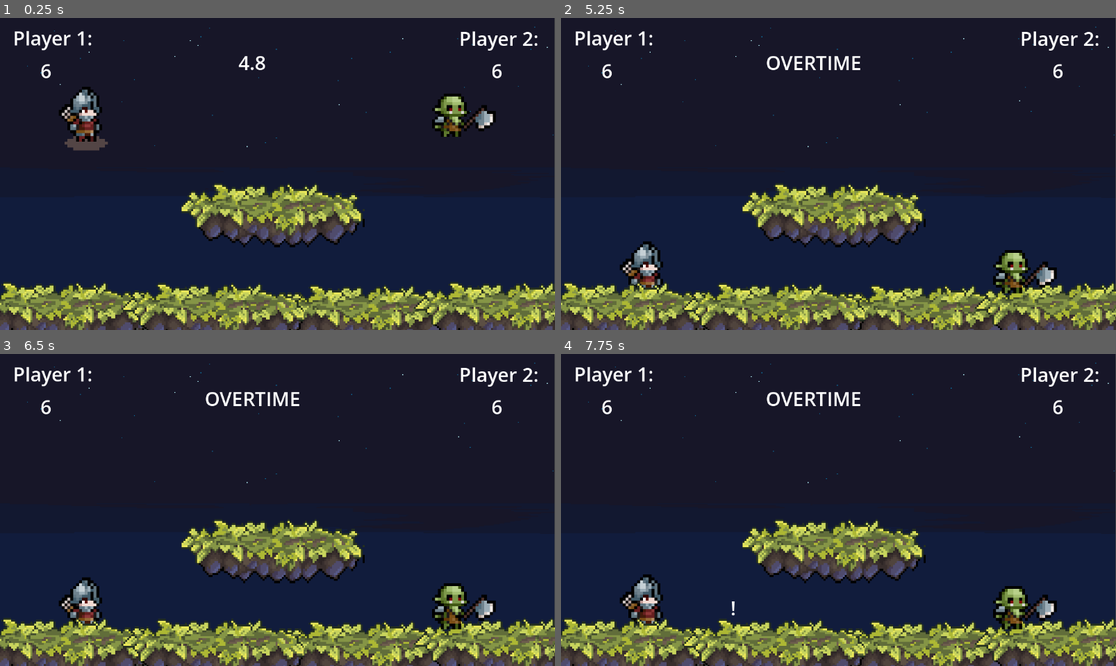
Above: before the commit, frames 1-4 (two rows, left to right).
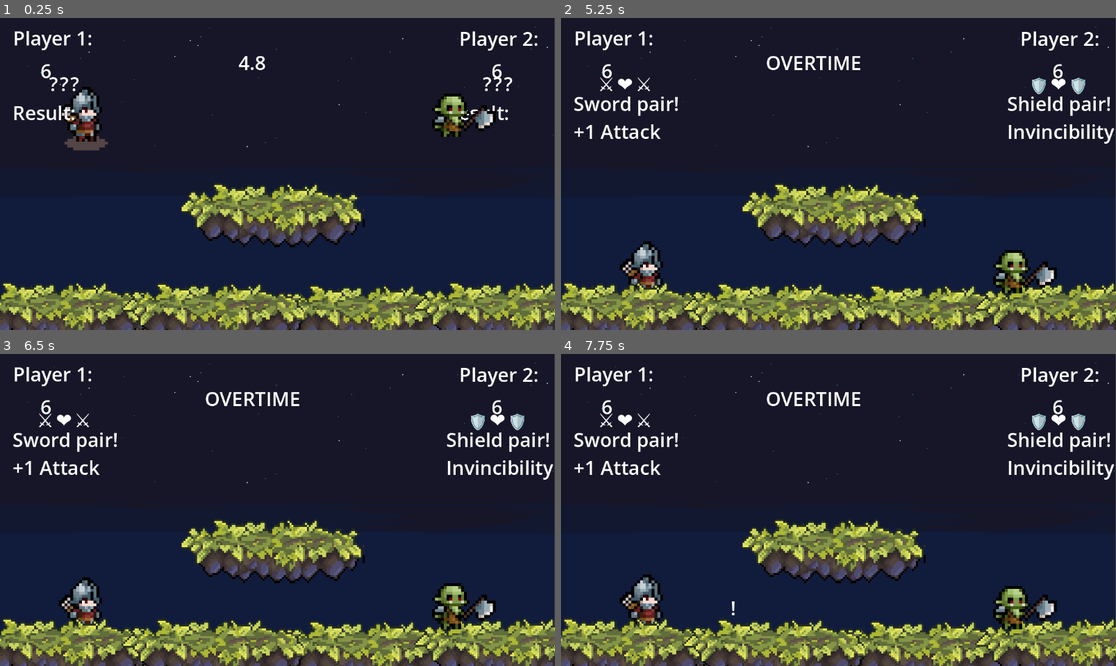
Above: after the commit, the same moments.

Repository: Battlica/game-jam-plus
Game: Godot game, scene res://main.tscn
Two runs of this game, one before a commit and one after it. Both use one fixed random seed, a clock stepped at 60 frames per second and the inputs below.
Inputs:
- Up to frame 1 (0.25 s): no input
- Up to frame 2 (5.25 s): no input
- Up to frame 3 (6.5 s): no input
- Up to frame 4 (7.75 s): no input

The runs differ from the first frame. In frame 1, 0.5% of the frame differs, in the area x 2-93%, y 18-33%; in frame 2, 1.9%, in the area x 2-100%, y 18-41%; in frame 3, 1.9%; in frame 4, 1.9%.

Commit message:
Slot works

Diff:
--- a/main.gd
+++ b/main.gd
@@ -7,6 +7,11 @@
 	$Player1.player_hit.connect($"."._on_player_hit)
 	$Player2.player_hit.connect($"."._on_player_hit)
 	$LightningSpawner.player_hit.connect($"."._on_player_hit)
+	$Player1/Slot.spin_result.connect($"."._on_spin_result)
+	$Player2/Slot.spin_result.connect($"."._on_spin_result)
+
+	$Player1/Slot.position = Vector2(0,0)
+	$Player1/Slot.position = Vector2(900,0)
 
 
 # Called every frame. 'delta' is the elapsed time since the previous frame.
@@ -18,7 +23,7 @@
 func lose_life(body: Node2D) -> void:
 	if body is CharacterBody2D:
 		if body.invincible == false:
-			body.lives -= 1
+			body.lives -= body.damage
 			$HUD.on_lives_changed(body.name, body.lives)
 			body.play_hurt_animation()
 
@@ -34,7 +39,7 @@
 			else:
 				# Respawn the player
 				# body.position = respawn_point
-				body.start_invincibility()
+				body.start_invincibility(2)
 
 # When time runs out, start the lighting overtime.
 func _on_game_timer_timeout() -> void:
@@ -43,3 +48,21 @@
 
 func _on_player_hit(player):
 	lose_life(player)
+
+
+func _on_spin_result(player, symbol, count):
+	if symbol == "❤️":
+		if count == 2:
+			player.lives += 2
+		if count == 3:
+			player.lives += 4
+	if symbol == "🛡️":
+		if count == 2:
+			player.start_invincibility(3)
+		if count == 3:
+			player.start_invincibility(6)
+	if symbol == "⚔️":
+		if count == 2:
+			player.damage += 1
+		if count == 3:
+			player.damage += 2
--- a/player.gd
+++ b/player.gd
@@ -12,6 +12,7 @@
 var lives := 6
 var saved_direction = 1
 var invincible = false
+var damage = 1
 const SPEED = 500.0
 const JUMP_VELOCITY = -1200.0
 const ACCELERATION = 100
@@ -29,6 +30,8 @@
 	attack = "p" + str(player_id) + "_attack"
 
 	$AnimatedSprite2D.sprite_frames = frames
+
+	$Slot.player = self
 
 
 func _physics_process(delta: float) -> void:
@@ -71,9 +74,9 @@
 			player_hit.emit(body)
 
 
-func start_invincibility():
+func start_invincibility(dur):
 	invincible = true
-	$InvincibilityTimer.start()
+	$InvincibilityTimer.start(dur)
 
 
 func _on_invincibility_timer_timeout() -> void:
--- a/player.tscn
+++ b/player.tscn
@@ -37,6 +37,7 @@
 wait_time = 2.5
 
 [node name="Slot" parent="." unique_id=182238302 instance=ExtResource("3_i3pqv")]
+top_level = true
 
 [connection signal="animation_finished" from="AnimatedSprite2D" to="." method="_on_animated_sprite_2d_animation_finished"]
 [connection signal="frame_changed" from="AnimatedSprite2D" to="." method="_on_animated_sprite_2d_frame_changed"]
--- a/slot.gd
+++ b/slot.gd
@@ -1,7 +1,9 @@
 extends Node2D
 
 var symbols := ["⚔️", "🛡️", "❤️"]
-var result: Array
+var player
+
+signal spin_result(player, symbol, count)
 
 # Called when the node enters the scene tree for the first time.
 func _ready() -> void:
@@ -14,7 +16,7 @@
 
 
 func spin() -> void:
-	result = [
+	var result = [
 		symbols.pick_random(),
 		symbols.pick_random(),
 		symbols.pick_random()
@@ -25,6 +27,12 @@
 	$HBoxContainer/Reel3.text = result[2]
 
 	$Result.text = get_reward_text(result)
+
+	var result_count = [result.count("⚔️"), result.count("🛡️"), result.count("❤️")]
+	if result_count.max() >= 2:
+		spin_result.emit(player,
+						 symbols[result_count.find(result_count.max())],
+						 result_count.max())
 
 
 func get_reward_text(result: Array) -> String:
@@ -54,3 +62,7 @@
 
 	# All three symbols are different
 	return "No reward"
+
+
+func _on_spin_timer_timeout() -> void:
+	spin()
--- a/slot.tscn
+++ b/slot.tscn
@@ -6,25 +6,38 @@
 script = ExtResource("1_c24ra")
 
 [node name="HBoxContainer" type="HBoxContainer" parent="." unique_id=1479631343]
-offset_left = 26.0
-offset_top = 475.0
-offset_right = 269.0
-offset_bottom = 614.0
+offset_left = 50.0
+offset_top = 92.0
+offset_right = 216.0
+offset_bottom = 181.0
+alignment = 1
 
 [node name="Reel1" type="Label" parent="HBoxContainer" unique_id=1879411670]
 layout_mode = 2
+theme_override_font_sizes/font_size = 40
+text = "?"
 
 [node name="Reel2" type="Label" parent="HBoxContainer" unique_id=519228778]
 layout_mode = 2
+theme_override_font_sizes/font_size = 40
+text = "?"
 
 [node name="Reel3" type="Label" parent="HBoxContainer" unique_id=499972579]
 layout_mode = 2
+theme_override_font_sizes/font_size = 40
+text = "?"
 
 [node name="Result" type="Label" parent="." unique_id=1347449407]
-offset_left = 40.0
-offset_top = 355.0
-offset_right = 215.0
-offset_bottom = 449.0
+offset_left = 26.0
+offset_top = 150.0
+offset_right = 354.0
+offset_bottom = 244.0
+theme_override_font_sizes/font_size = 40
+text = "Result: "
+vertical_alignment = 1
 
 [node name="SpinTimer" type="Timer" parent="." unique_id=1652765692]
 wait_time = 5.0
+autostart = true
+
+[connection signal="timeout" from="SpinTimer" to="." method="_on_spin_timer_timeout"]
